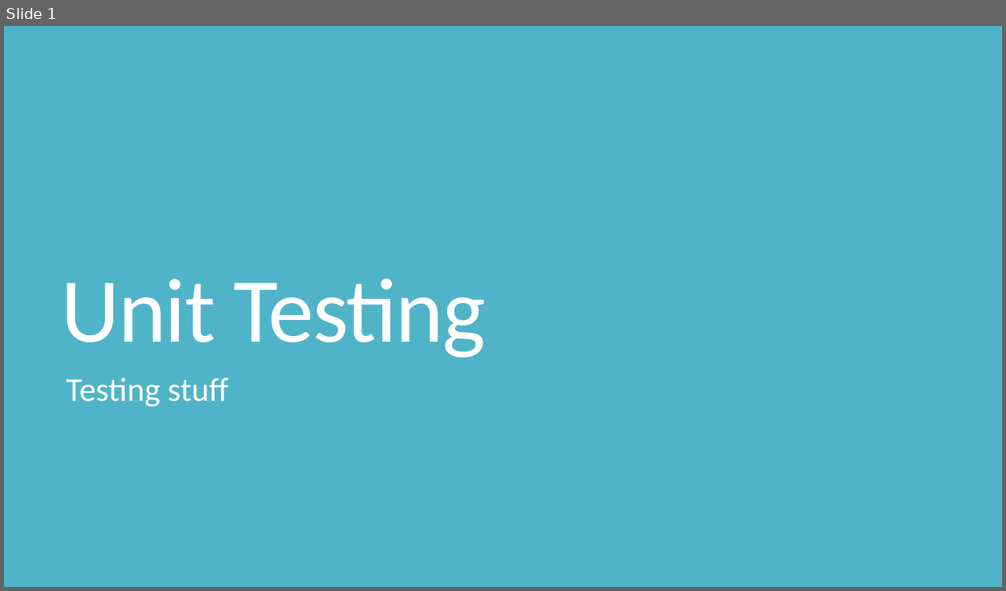
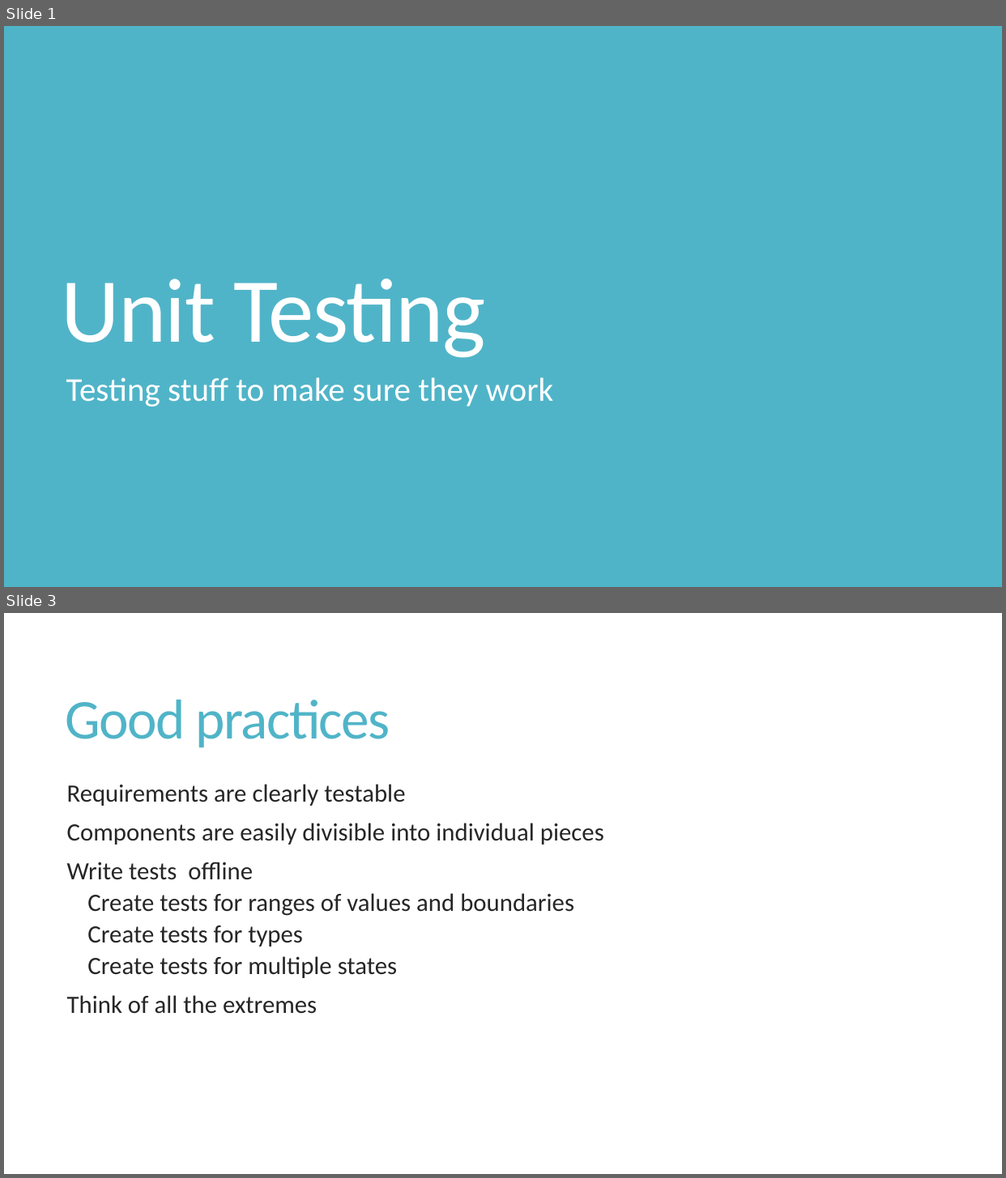
Before and after one commit to shabbir-hussain/ecse321tutorials, a slide deck: 04-UnitTesting.pptx. Shown one above the other, each under a label of ours: slide 1 before the commit, slides 1 and 3 after it; the slides between them are not shown. The pictures are 1006x591 and 1006x1178 pixels, drawn with LibreOffice and Linux fonts; fonts in the diff are those of the drawing. Boxes give left, top, right and bottom in pixels: in the first picture for what was removed or moved away, otherwise in the second. Text is boxed around its words. In the diff, an @@ line names an element or a change of style, - is before the commit and + after.

```diff
--- a/04-UnitTesting.pptx
+++ b/04-UnitTesting.pptx
@@ slide 3 added at (x1=4, y1=613, x2=1002, y2=1174), background #FFFFFF @@
@@ title added at (x1=66, y1=700, x2=390, y2=747), 54 pt, text #50B4C8 @@
+Good practices
@@ text added at (x1=67, y1=784, x2=604, y2=1014), 24 pt, text #262626 @@
+Requirements are clearly testable
+Components are easily divisible into individual pieces
+Write tests offline
+  Create tests for ranges of values and boundaries
+  Create tests for types
+  Create tests for multiple states
+Think of all the extremes
@@ slide 1 changed as well @@
@@ subtitle at (x1=66, y1=378, x2=554, y2=407): text changed @@
-Testing stuff
+Testing stuff to make sure they work
```
Also in this commit, not shown: 1 other slide changed, 18 other slides added, 12 slides removed, 11 other files.
